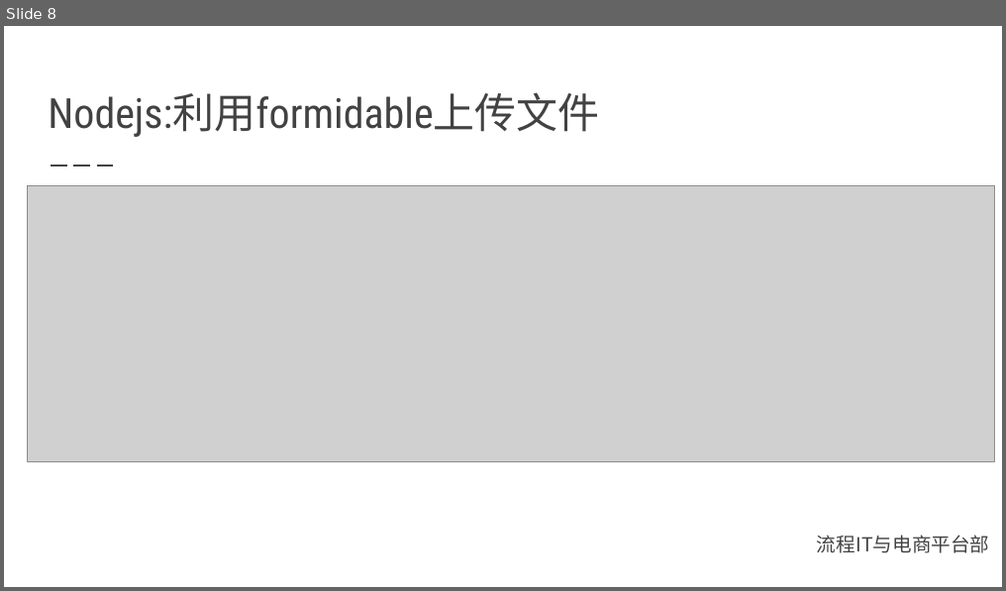
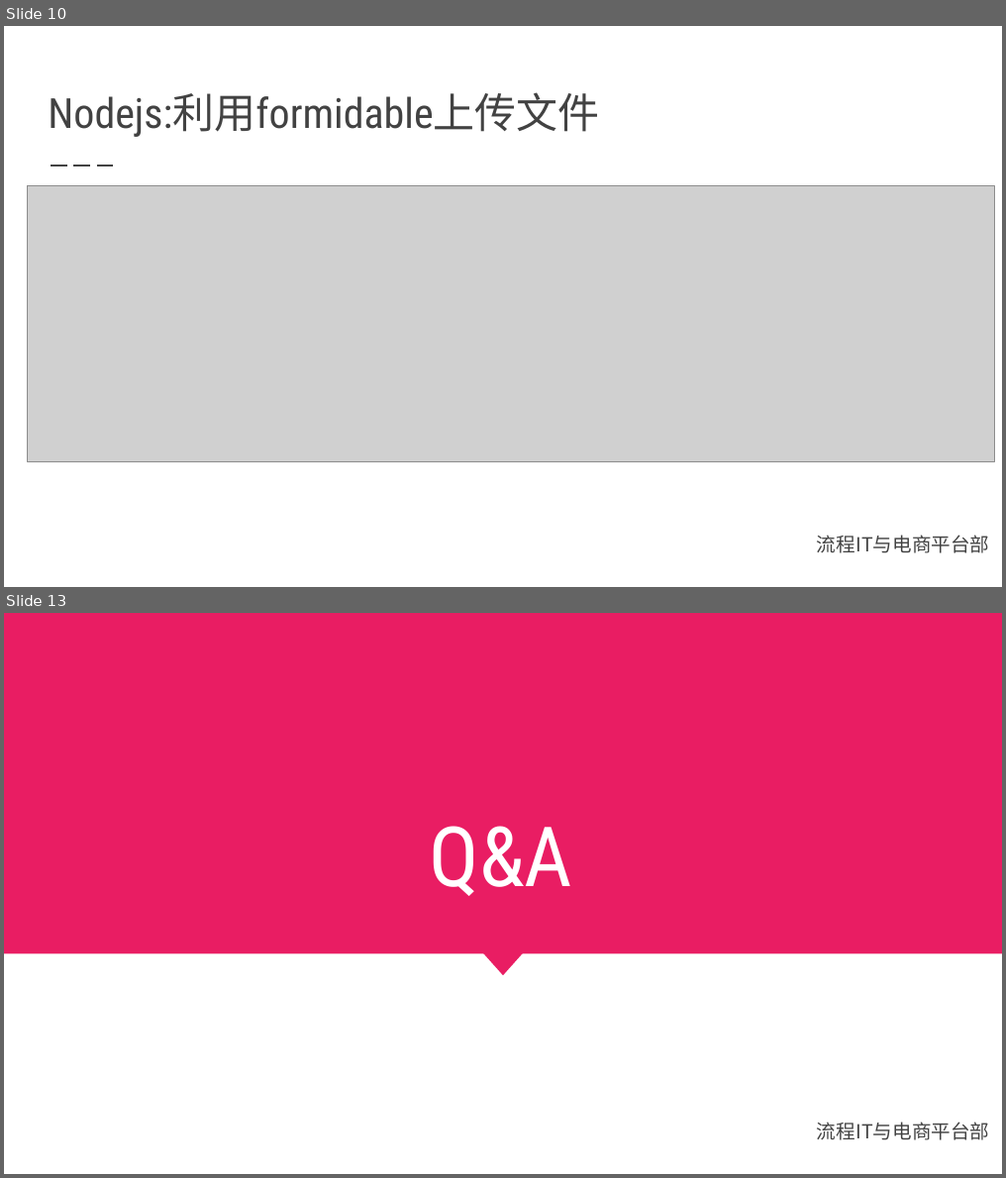
Before and after one commit to shekobe/test, a slide deck: 文件发布管理.pptx. Shown one above the other, each under a label of ours: slide 8 before the commit, slides 10 and 13 after it; the slides between them are not shown. The pictures are 1006x591 and 1006x1178 pixels, drawn with LibreOffice and Linux fonts; fonts in the diff are those of the drawing; grey boxes stand for pictures; background and template pictures are left out. Boxes give left, top, right and bottom in pixels: in the first picture for what was removed or moved away, otherwise in the second. Text is boxed around its words. In the diff, an @@ line names an element or a change of style, - is before the commit and + after.

```diff
--- a/文件发布管理.pptx
+++ b/文件发布管理.pptx
@@ slide 13 added at (4, 613, 1002, 1174), background #FFFFFF; not listed: 1 template element that a slide beside it also shows @@
@@ rectangle added at (4, 613, 1002, 955), fill #E91D63 @@
@@ title added at (430, 826, 573, 896), 60 pt, text #FFFFFF @@
+Q&A
@@ triangle added at (465, 934, 541, 975), fill #E91D63 @@
@@ what was slide 8 is now slide 10 @@
```
Also in this commit, not shown: 2 slides changed, 2 other slides added, 1 slide removed, 1 other file.
